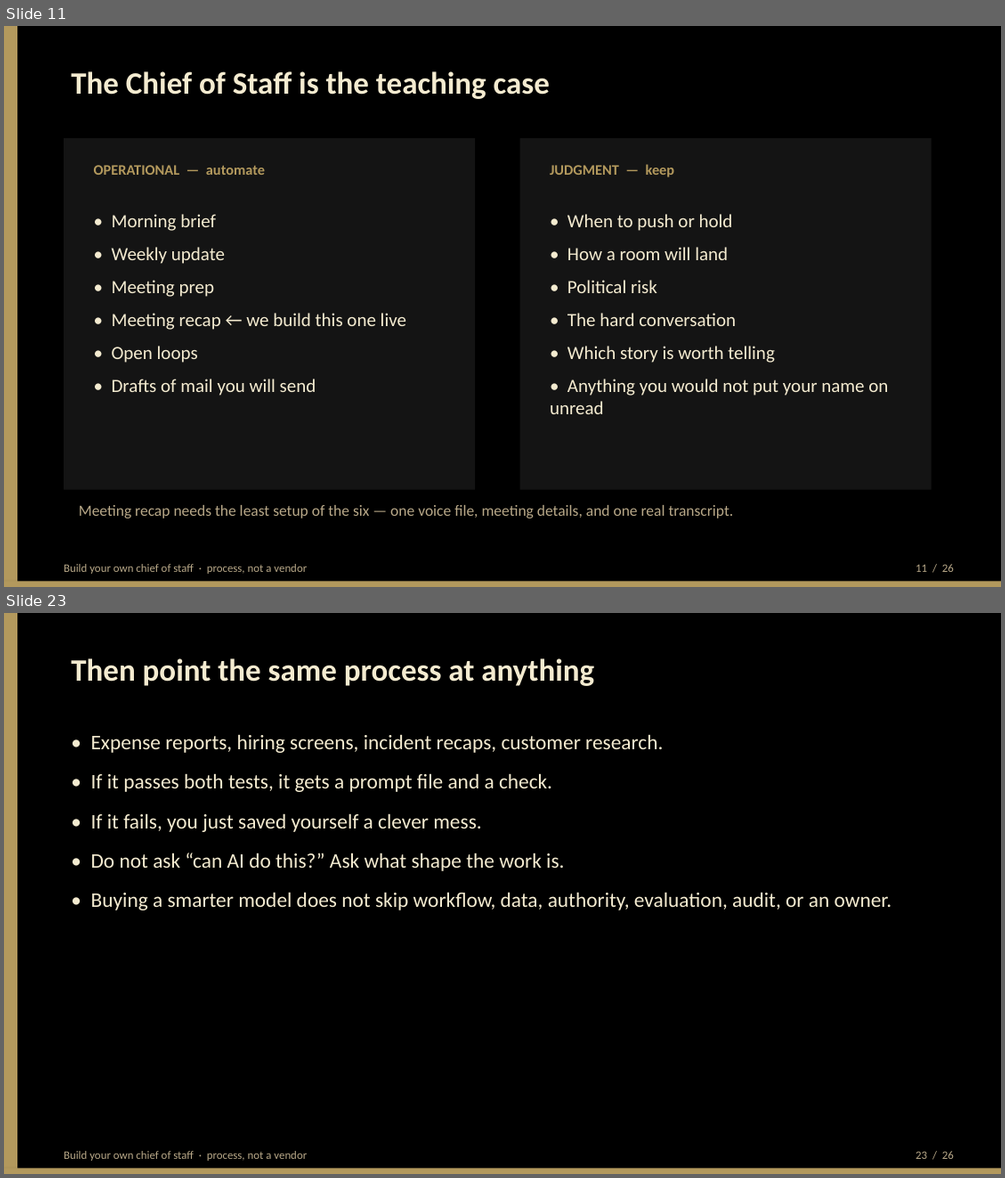
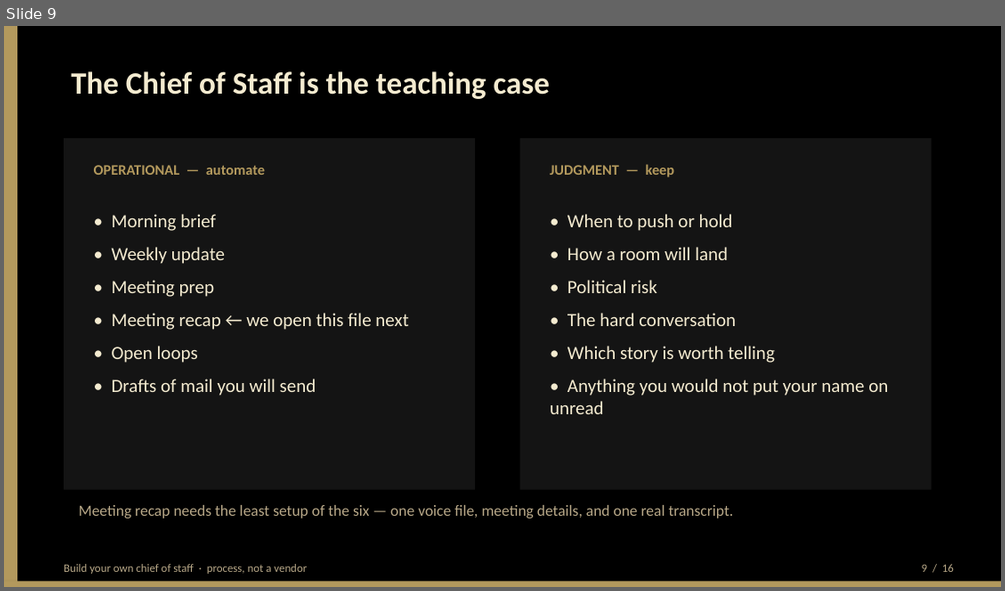
Before and after one commit to BittahCriminal/build-your-own-chief-of-staff, a slide deck: slides/building-your-own-chief-of-staff.pptx. Shown one above the other, each under a label of ours: slides 11 and 23 before the commit, slide 9 after it; the slides between them are not shown. The pictures are 1005x1178 and 1005x591 pixels, drawn with LibreOffice and Linux fonts; fonts in the diff are those of the drawing. Boxes give left, top, right and bottom in pixels: in the first picture for what was removed or moved away, otherwise in the second. Text is boxed around its words. In the diff, an @@ line names an element or a change of style, - is before the commit and + after.

Commit message:
Cut the 30-minute deck so the talk leaves slides for GitHub.
Twenty-six slides left no time to open the kit; the method already lives in the markdown.

```diff
--- a/slides/building-your-own-chief-of-staff.pptx
+++ b/slides/building-your-own-chief-of-staff.pptx
@@ slide 23 removed at <box>4,613,1001,1174</box>, background #FFFFFF @@
@@ rectangle removed at <box>4,613,1001,1174</box> @@
@@ rectangle removed at <box>4,613,17,1174</box> @@
@@ text removed at <box>71,658,594,686</box> @@
-Then point the same process at anything
@@ text removed at <box>91,734,892,910</box> @@
-• Expense reports, hiring screens, incident recaps, customer research.
-• If it passes both tests, it gets a prompt file and a check.
-• If it fails, you just saved yourself a clever mess.
-• Do not ask “can AI do this?” Ask what shape the work is.
-• Buying a smarter model does not skip workflow, data, authority, evaluation, audit, or an owner.
@@ rectangle removed at <box>4,1167,1001,1174</box> @@
@@ text removed at <box>64,1151,307,1160</box> @@
-Build your own chief of staff · process, not a vendor
@@ text removed at <box>915,1151,954,1159</box> @@
-23 / 26
@@ what was slide 11 is now slide 9 @@
@@ slide 9 changed as well @@
@@ text at <box>112,313,408,329</box>: text changed @@
-• Meeting recap ← we build this one live
+• Meeting recap ← we open this file next
@@ text at <box>922,564,954,572</box>: text changed @@
-11 / 26
+9 / 16
```
Also in this commit, not shown: 14 other slides changed, 1 slide added, 10 other slides removed, 4 other files.
